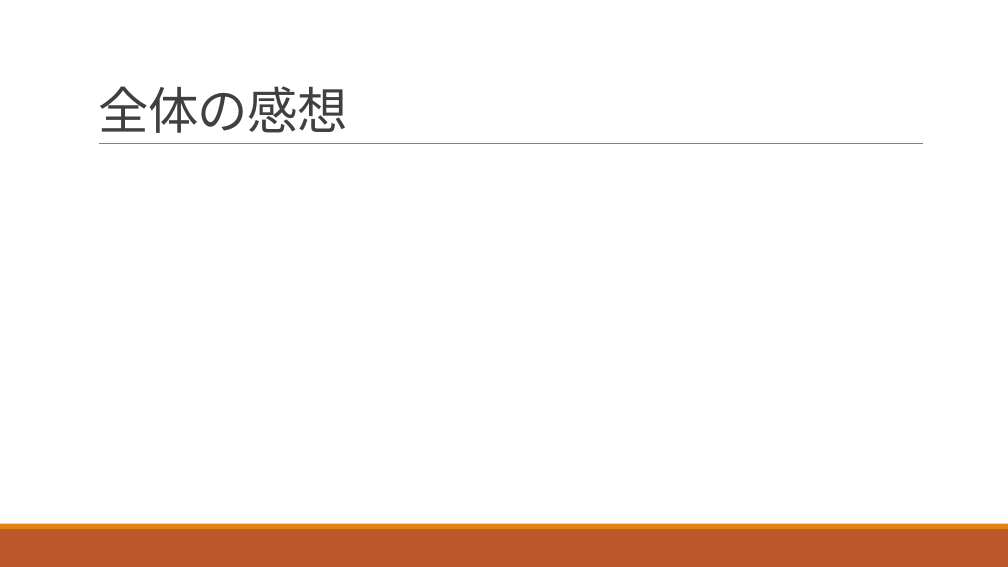
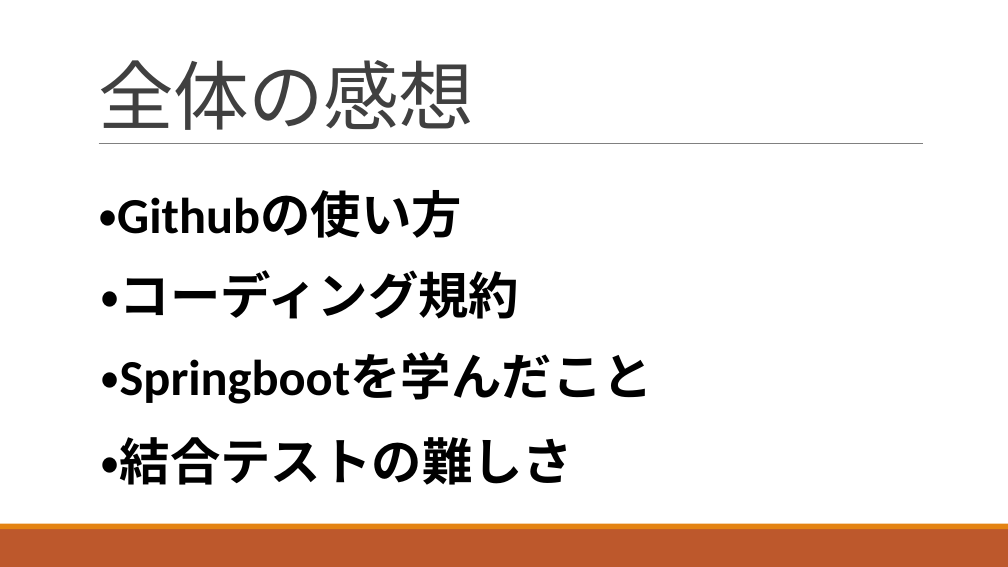
Before and after one commit to ShunjiYamamoto/groupA, a slide deck: slide 17 of 9.発表資料/グループ開発_Aグループ発表資料.pptx (slide 12 before the commit). Drawn at 1008x567 pixels with LibreOffice and Linux fonts; fonts in the diff are those of the drawing. Boxes give left, top, right and bottom in pixels: in the first picture for what was removed or moved away, otherwise in the second. Text is boxed around its words. In the diff, an @@ line names an element or a change of style, - is before the commit and + after.

```diff
--- a/9.発表資料/グループ開発_Aグループ発表資料.pptx
+++ b/9.発表資料/グループ開発_Aグループ発表資料.pptx
@@ title "全体の感想" at (98,60,474,130): size 48 to 72 pt @@
@@ text added at (98,190,462,238), 48 pt, text #000000, bold @@
+・Githubの使い方
@@ text added at (101,270,520,319), 48 pt, text #000000, bold @@
+・コーディング規約
@@ text added at (101,352,653,404), 48 pt, text #000000, bold @@
+・Springbootを学んだこと
@@ text added at (101,437,574,485), 48 pt, text #000000, bold @@
+・結合テストの難しさ
```
Also in this commit, not shown: 10 other slides changed, 5 slides added, 3 other files.
